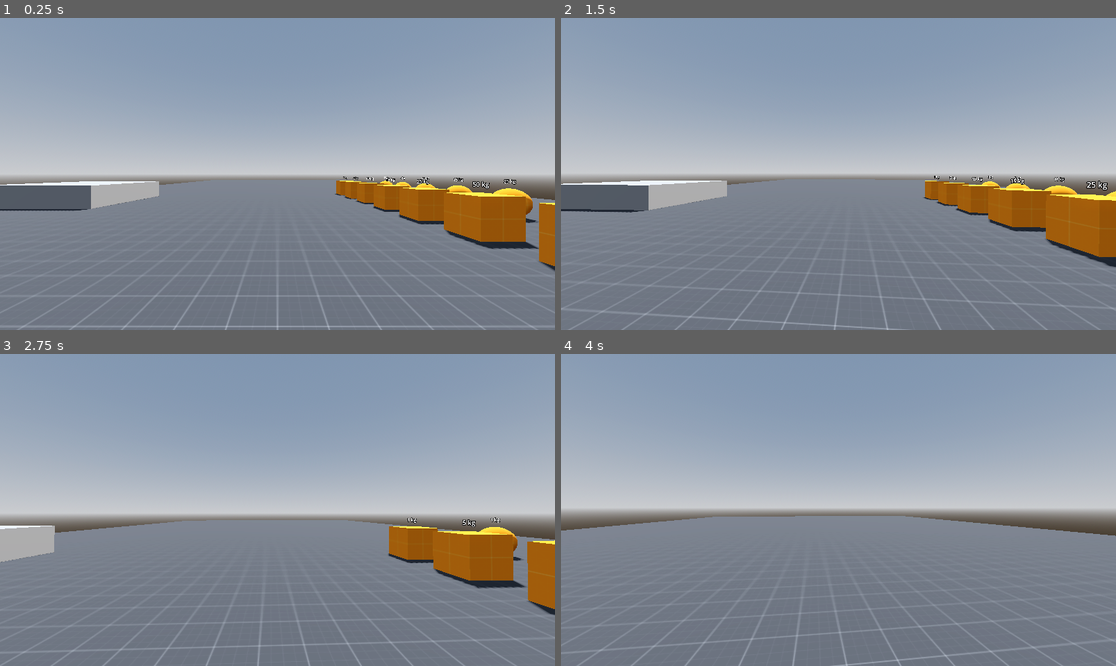
Above: before the commit, frames 1-4 (two rows, left to right).
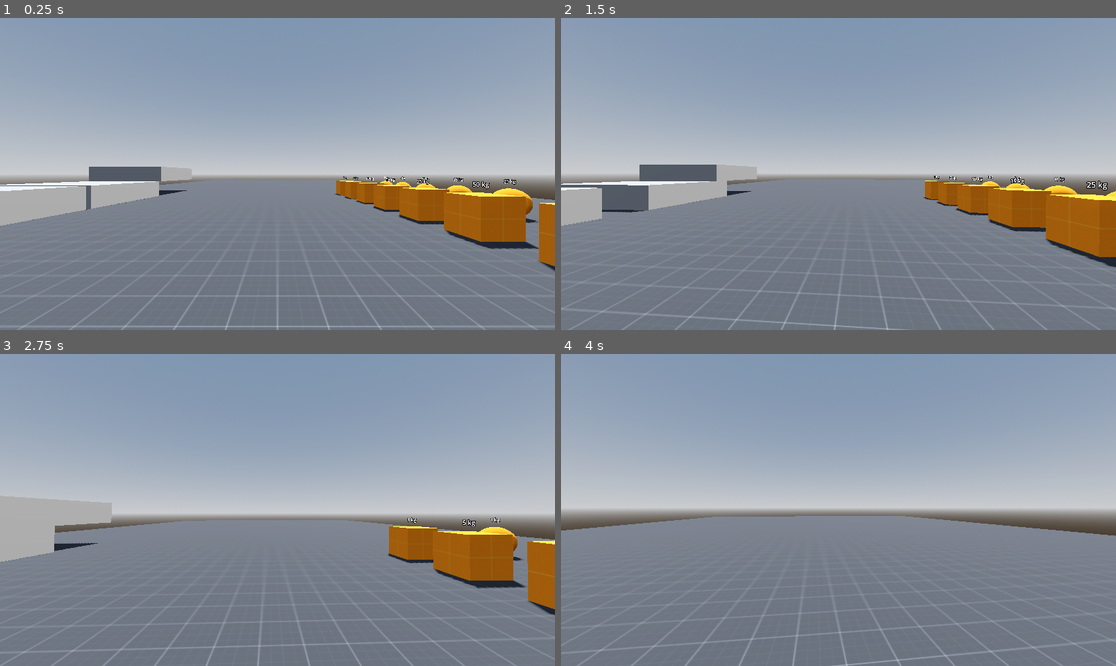
Above: after the commit, the same moments.

Repository: PurportedFish/godot-rigid-character-body-3d
Game: Godot game, scene res://example/test_range.tscn
Same seed, same stepped clock (60 frames per second), same inputs: the game is played once before the commit and once after it.
Inputs (mouse positions are in pixels of both pictures, inside the frame that each line leads up to):
- Up to frame 1 (0.25 s): no input
- Up to frame 2 (1.5 s): tap Enter (ui_accept) at 0.5, 0.77 s; move the mouse to (866, 174) at 0.52 s; hold Up (ui_up) from 0.53 s (still down); move the mouse to (810, 174) at 1.27 s
- Up to frame 3 (2.75 s): keep holding Up (ui_up); tap Enter (ui_accept) at 1.52 s; move the mouse to (288, 503) at 2.02 s
- Up to frame 4 (4 s): keep holding Up (ui_up); move the mouse to (832, 516) at 2.77 s; tap Enter (ui_accept) at 3.02, 3.77 s; move the mouse to (877, 513) at 3.52 s

The runs differ from the first frame. In frame 1, 2.4% of the frame differs, in the area x 0-35%, y 47-67%; in frame 2, 1.9%; in frame 3, 1.5%; in frame 4, nothing differs.

Commit message:
Add interactions with AnimatableBody3Ds with documentation

Diff:
--- a/example/test_range.tscn
+++ b/example/test_range.tscn
@@ -343,6 +343,26 @@
 [node name="CollisionShape3D" type="CollisionShape3D" parent="Structures/Platforms/Platform9"]
 shape = SubResource("ConvexPolygonShape3D_1jbn5")
 
+[node name="Platform10" type="StaticBody3D" parent="Structures/Platforms"]
+transform = Transform3D(1, 0, 0, 0, 1, 0, 0, 0, 1, 2.5, 1.5, -16.5)
+physics_material_override = ExtResource("1_b7flg")
+
+[node name="MeshInstance3D" type="MeshInstance3D" parent="Structures/Platforms/Platform10"]
+mesh = SubResource("BoxMesh_vmrcs")
+
+[node name="CollisionShape3D" type="CollisionShape3D" parent="Structures/Platforms/Platform10"]
+shape = SubResource("ConvexPolygonShape3D_1jbn5")
+
+[node name="Platform11" type="StaticBody3D" parent="Structures/Platforms"]
+transform = Transform3D(1, 0, 0, 0, 1, 0, 0, 0, 1, 2.5, 0.5, -6)
+physics_material_override = ExtResource("1_b7flg")
+
+[node name="MeshInstance3D" type="MeshInstance3D" parent="Structures/Platforms/Platform11"]
+mesh = SubResource("BoxMesh_vmrcs")
+
+[node name="CollisionShape3D" type="CollisionShape3D" parent="Structures/Platforms/Platform11"]
+shape = SubResource("ConvexPolygonShape3D_1jbn5")
+
 [node name="Floor" type="StaticBody3D" parent="Structures"]
 transform = Transform3D(1, 0, 0, 0, 1, 0, 0, 0, 1, 0, -0.5, 0)
 physics_material_override = ExtResource("1_b7flg")
--- a/rigid_character_body_3d.gd
+++ b/rigid_character_body_3d.gd
@@ -5,6 +5,12 @@
 ## [RigidCharacterBody3D] is a [RigidBody3D] intended to be user-controlled. The body
 ## is moved by calling [method move_and_slide] after setting the [member acceleration_magnitude]
 ## and [member target_velocity].
+
+enum PlatformOnLeave {
+	ADD_VELOCITY, ## Add the last platform velocity to the [member linear_velocity] when the body leaves a moving platform.
+	ADD_UPWARD_VELOCITY, ## Add the last platform upward velocity to the [member linear_velocity] when the body leaves a moving platform, but any downward motion is ignored.
+	DO_NOTHING ## Do nothing when leaving a moving platform.
+}
 
 ## Vector pointing upwards, used for slope behavior calculations.
 @export var up_direction: Vector3 = Vector3.UP
@@ -28,6 +34,13 @@
 ## The maximum angle of a collision to be considered a floor if the contact position also occurs
 ## below [member knee_height].
 @export_range(0.0, 180, 1.0, "radians_as_degrees") var floor_max_angle: float = deg_to_rad(45.0)
+@export_group("Moving Platform", "platform")
+## If [code]true[/code], the body will move in the same velocity while on top of an [AnimatableBody3D]. [br][br]
+## If [code]false[/code], the body will not be affected while on top of an [AnimatableBody3D].
+@export var platform_move_with_moving_platform: bool = true
+## Sets the behavior to apply when the body leaves a moving platofrm. By default, to be physically accurate,
+## when the body leaves the last platform velocity is applied.
+@export var platform_on_leave: PlatformOnLeave
 
 ## The target velocity (typically in meters per second) that the body tries to reach. Used and modified
 ## during calls to [method move_and_slide].
@@ -41,6 +54,7 @@
 ## collisions body objects are [RigidBody3D]s and modify the acceleration accordingly.
 var acceleration_magnitude: float = 10.0
 
+var _initial_parent: Node
 var _state: PhysicsDirectBodyState3D
 var _floor_normal: Vector3 = Vector3.ZERO
 var _is_on_ceiling: bool = false
@@ -49,6 +63,8 @@
 
 
 func _ready() -> void:
+	_initial_parent = get_parent()
+
 	physics_material_override = PhysicsMaterial.new()
 	physics_material_override.friction = 0.0
 
@@ -83,6 +99,7 @@
 
 	apply_force(move_force + drag_force)
 
+
 ## Returns [code]true[/code] if the body collided with the ceiling on the last call of [method move_and_slide].
 ## Otherwise, returns [code]false[/code]. The [member neck_height] and [member ceiling_min_angle] are used
 ## to determine whether a surface is "ceiling" or not.
@@ -128,10 +145,16 @@
 	_is_on_floor = false
 	_is_on_wall = false
 
+	var moving_platform: AnimatableBody3D = null
+
 	for i in _state.get_contact_count():
+		var collider: Object = _state.get_contact_collider_object(i)
 		var contact_position: Vector3 = to_local(_state.get_contact_collider_position(i))
 		var normal: Vector3 = _state.get_contact_local_normal(i)
 		var contact_angle: float = acos(normal.dot(up_direction))
+
+		if collider is RigidBody3D:
+			continue
 
 		if (
 			contact_position.y > floor_knee_height
@@ -157,8 +180,31 @@
 
 		if normal.y > _floor_normal.y:
 			_floor_normal = normal
+			if collider is AnimatableBody3D:
+				moving_platform = collider
+			else:
+				moving_platform = null
 
 		if contact_angle <= floor_max_angle or is_equal_approx(contact_angle, floor_max_angle):
 			_is_on_floor = true
 			var normal_force: Vector3 = -get_gravity().length() * mass * Vector3.DOWN.slide(normal)
 			apply_central_force(normal_force)
+
+	if platform_move_with_moving_platform:
+		if moving_platform:
+			reparent(moving_platform)
+		elif _is_on_floor:
+			reparent(_initial_parent)
+
+		if get_parent() is AnimatableBody3D:
+			var platform_velocity: Vector3 = PhysicsServer3D.body_get_state(
+					get_parent().get_rid(), PhysicsServer3D.BODY_STATE_LINEAR_VELOCITY)
+			if not _is_on_floor and linear_velocity.dot(platform_velocity) < 0.0:
+				if platform_on_leave == PlatformOnLeave.ADD_VELOCITY:
+					linear_velocity += platform_velocity
+				elif  (
+					platform_on_leave == PlatformOnLeave.ADD_UPWARD_VELOCITY
+					and platform_velocity.y > 0.0
+				):
+					linear_velocity.y += platform_velocity.y
+				reparent(_initial_parent)
